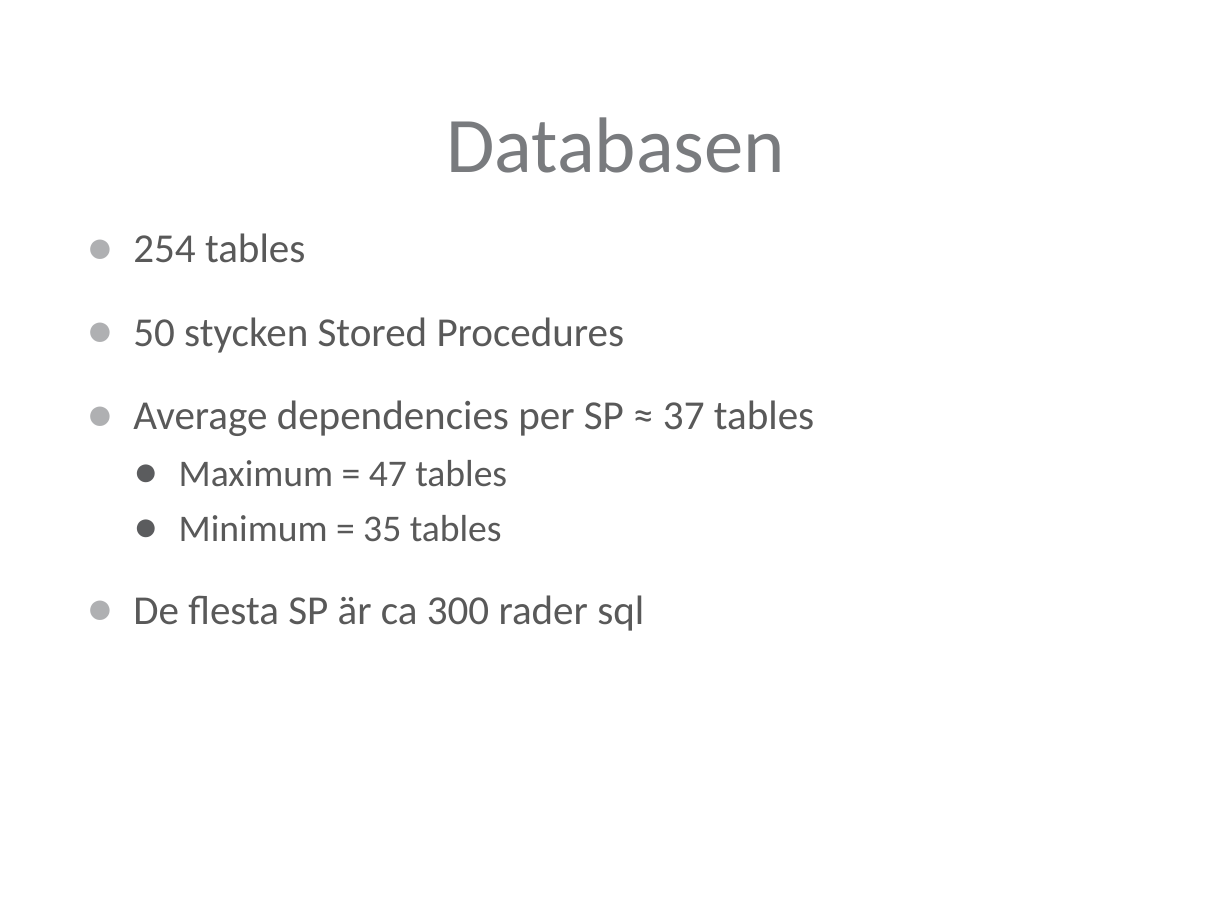
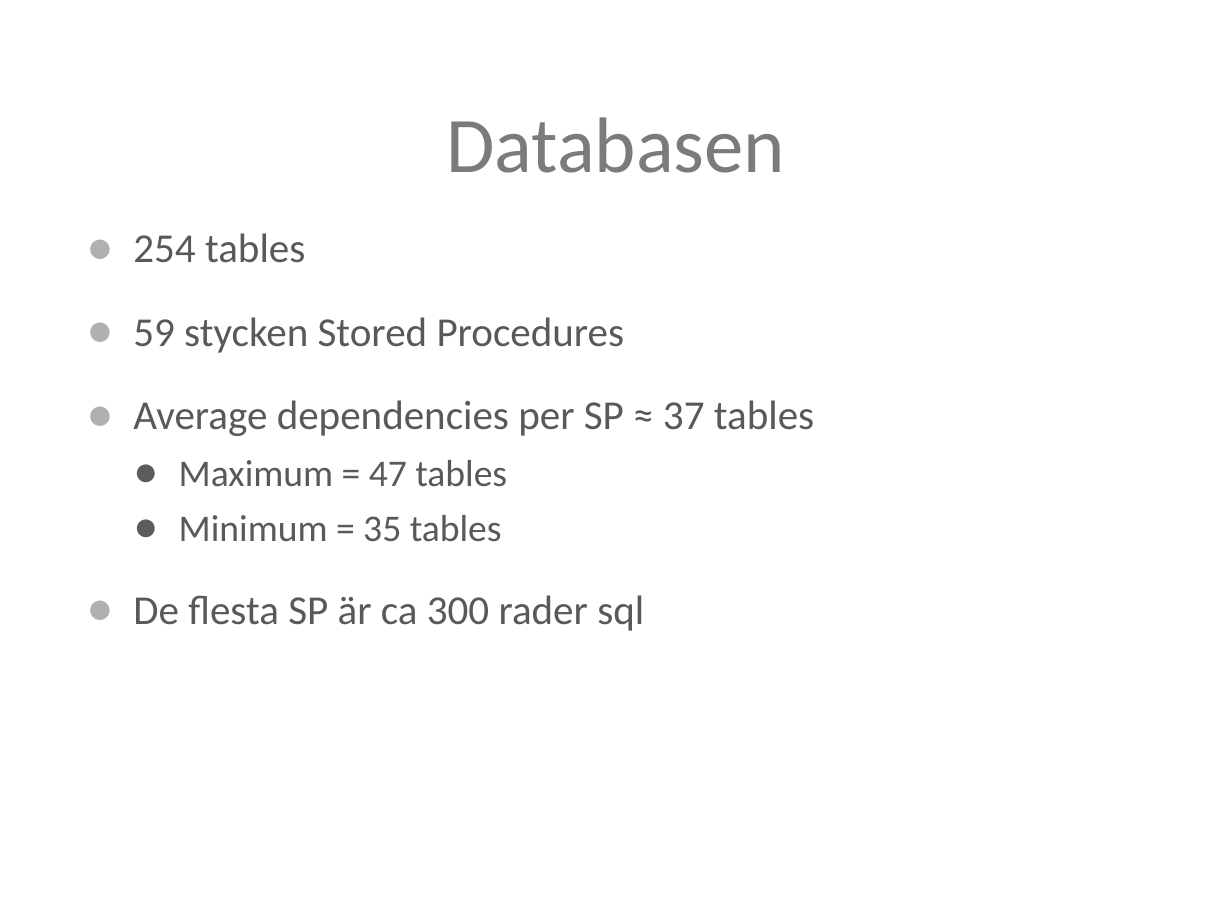
Before and after one commit to Maxenboy/Master-Thesis, a slide deck: slide 13 of Presentation/PresentationLTH.pptx. Drawn at 1232x924 pixels with LibreOffice and Linux fonts; fonts in the diff are those of the drawing; background and template pictures are left out. Boxes give left, top, right and bottom in pixels: in the first picture for what was removed or moved away, otherwise in the second. Text is boxed around its words. In the diff, an @@ line names an element or a change of style, - is before the commit and + after.

```diff
--- a/Presentation/PresentationLTH.pptx
+++ b/Presentation/PresentationLTH.pptx
@@ text at (133,317,625,353): text changed @@
-● 50 stycken Stored Procedures
+● 59 stycken Stored Procedures
```
Also in this commit, not shown: 2 other slides changed, 1 other file.
